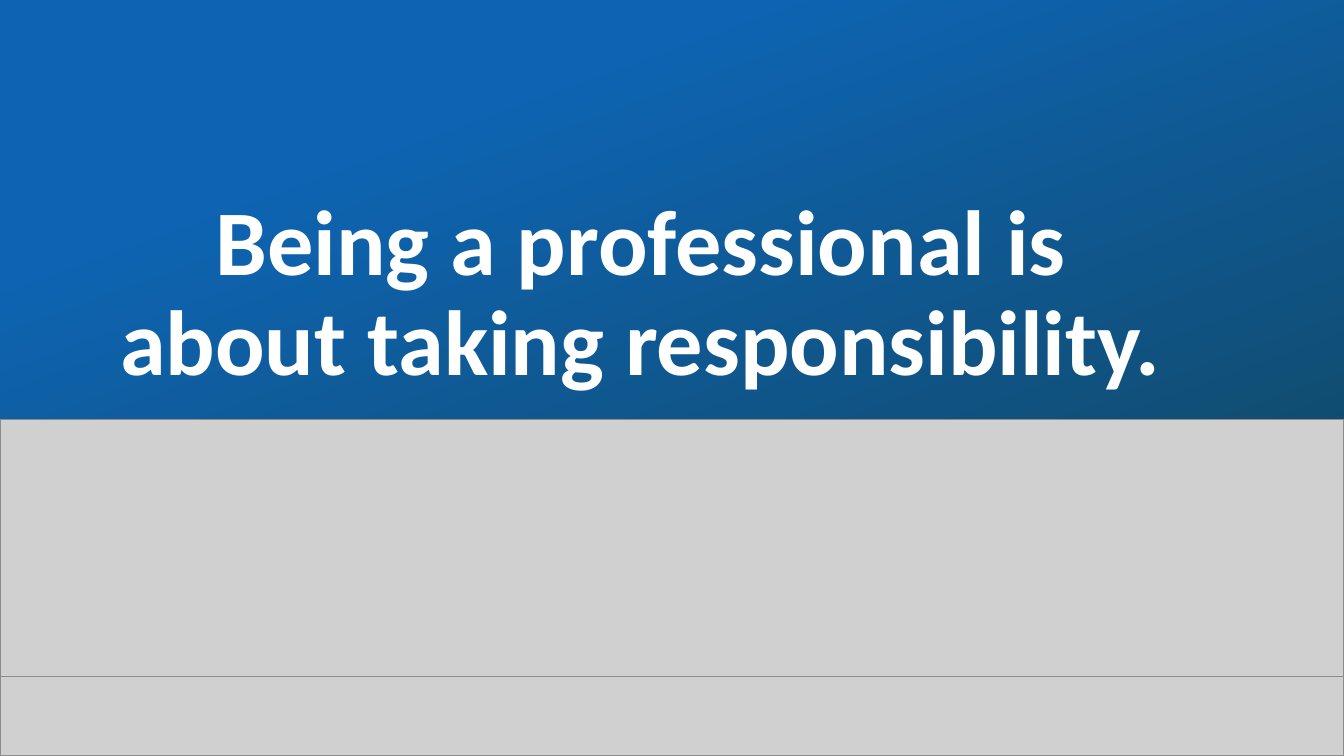
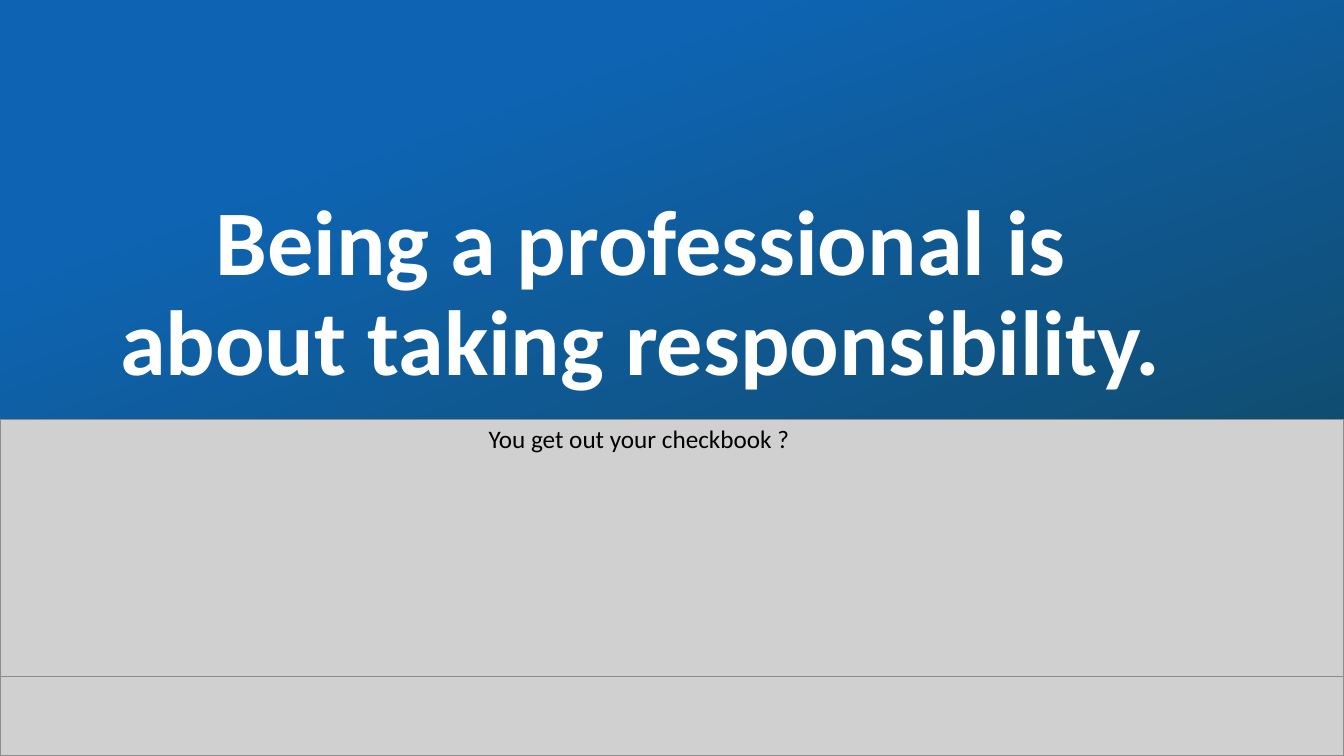
Before and after one commit to infobest-aclabs/aclabs2019, a slide deck: slide 3 of ppt/Aclabs_1_1.pptx. Drawn at 1344x756 pixels with LibreOffice and Linux fonts; fonts in the diff are those of the drawing; grey boxes stand for pictures. Boxes give left, top, right and bottom in pixels: in the first picture for what was removed or moved away, otherwise in the second. Text is boxed around its words. In the diff, an @@ line names an element or a change of style, - is before the commit and + after.

```diff
--- a/ppt/Aclabs_1_1.pptx
+++ b/ppt/Aclabs_1_1.pptx
@@ text added at <box>489,430,772,453</box>, 18 pt, text #000000 @@
+You get out your checkbook ?
```
Also in this commit, not shown: 4 other slides changed.
